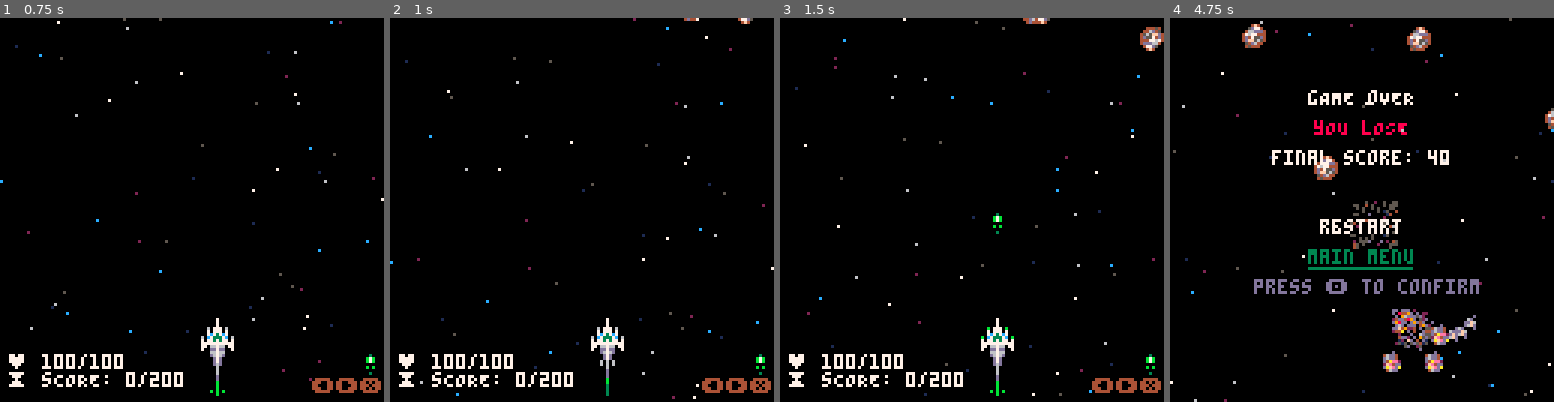
Above: before the commit, frames 1-4 (left to right).
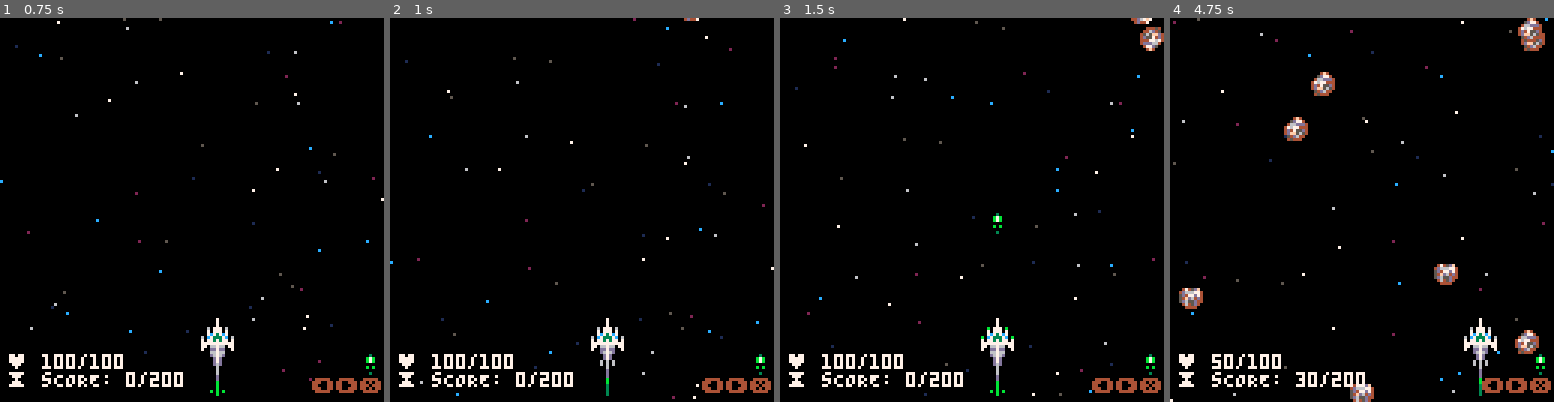
Above: after the commit, the same moments.

Repository: vmikelic/lightning-game-rand
Game: PICO-8 cartridge scoring_implementation/better_galaga.p8
Same seed, same stepped clock (60 frames per second), same inputs: the game is played once before the commit and once after it.
Inputs:
- Up to frame 1 (0.75 s): tap X (X key) at 0.33 s; tap O (Z key) at 0.7 s
- Up to frame 2 (1 s): no input
- Up to frame 3 (1.5 s): tap X (X key) at 1.07 s
- Up to frame 4 (4.75 s): hold Right 1.6-2.1 s; tap O (Z key) every 0.4 s from 1.7 to 4.5 s; tap X (X key) at 1.85, 2.97, 4.08 s; hold Up 2.15-2.42 s; hold Right 2.47-3.03 s; hold Left 3.08-3.58 s; hold Down 3.63-3.97 s; hold Right 4.02-4.68 s; hold Up from 4.73 s (still down)

Frame 1 is identical in both runs. In frame 2, less than 0.1% of the frame differs, in the area x 90-95%, y 0-2%; in frame 3, 0.2%; in frame 4, 12%, in the area x 0-100%, y 0-100%.

Commit message:
Added difficulty modifier

Diff:
--- a/scoring_implementation/enemies/spawner.lua
+++ b/scoring_implementation/enemies/spawner.lua
@@ -25,7 +25,7 @@
     end
 
     -- if spawnable, try
-    if spawner.spawned_this_second < config.max_per_second + main_menu.diff() / 2 + score.get() / 100 then
+    if spawner.spawned_this_second < config.max_per_second + main_menu.diff() - 1 + score.get() / (150-main_menu.diff()*5) then
         -- roll for spawn chance and spawn if eligible
         if rnd(1) >= config.spawn_chance then
             local x = flr(rnd(config.max_x-config.min_x)) + config.min_x
--- a/scoring_implementation/scenes/game.lua
+++ b/scoring_implementation/scenes/game.lua
@@ -21,7 +21,7 @@
 function game._update()
     -- game over state
     if player_ship.health <= 0
-    or score.get() >= gamestate_manager.max_score then
+    or score.get() >= score.get_max() then
         gamestate_manager.game_over = true
     end
 
--- a/scoring_implementation/scoring/score.lua
+++ b/scoring_implementation/scoring/score.lua
@@ -10,6 +10,11 @@
 -- get player score
 function score.get()
     return score.amount
+end
+
+-- get max score
+function score.get_max()
+    return gamestate_manager.max_score + (main_menu.diff() - 1) * 20
 end
 
 -- reset score
@@ -27,6 +32,6 @@
 -- draw loop
 function score.draw_ui()
     -- print('needed to win: '..gamestate_manager.max_score,2,2,7)
-    print('⧗ sCORE: '..score.amount..'/'..gamestate_manager.max_score,2,128-8-2,7)
+    print('⧗ sCORE: '..score.amount..'/'..score.get_max(),2,128-8-2,7)
     print('♥ '..player_ship.health..'/'..player_ship.max_health,2,128-8-8,7)
 end
